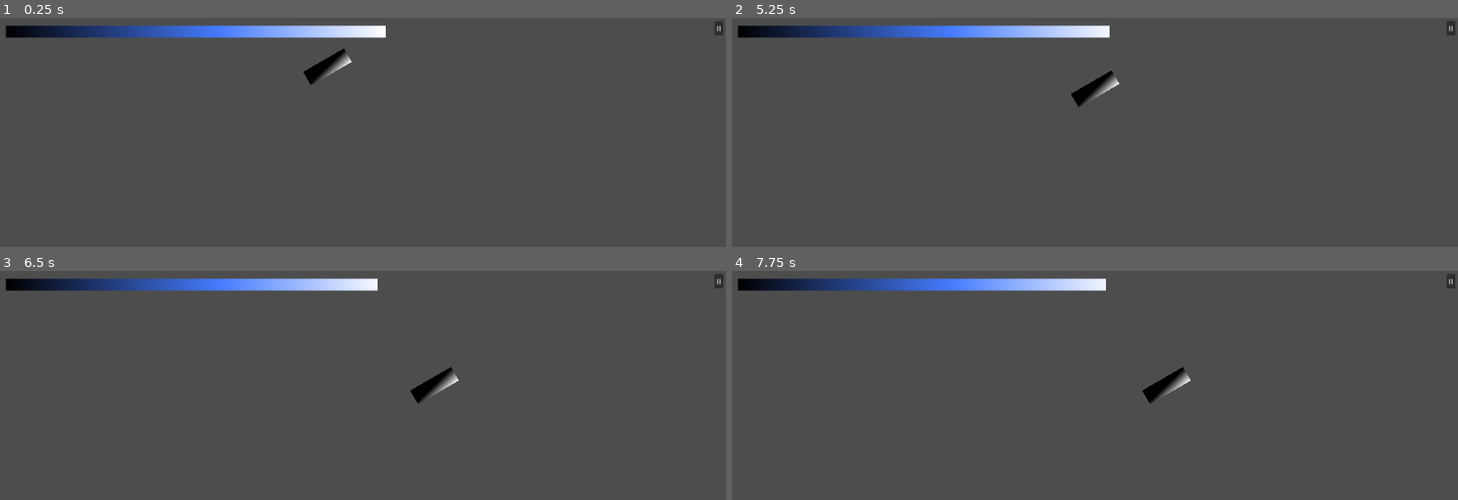
Above: before the commit, frames 1-4 (two rows, left to right).
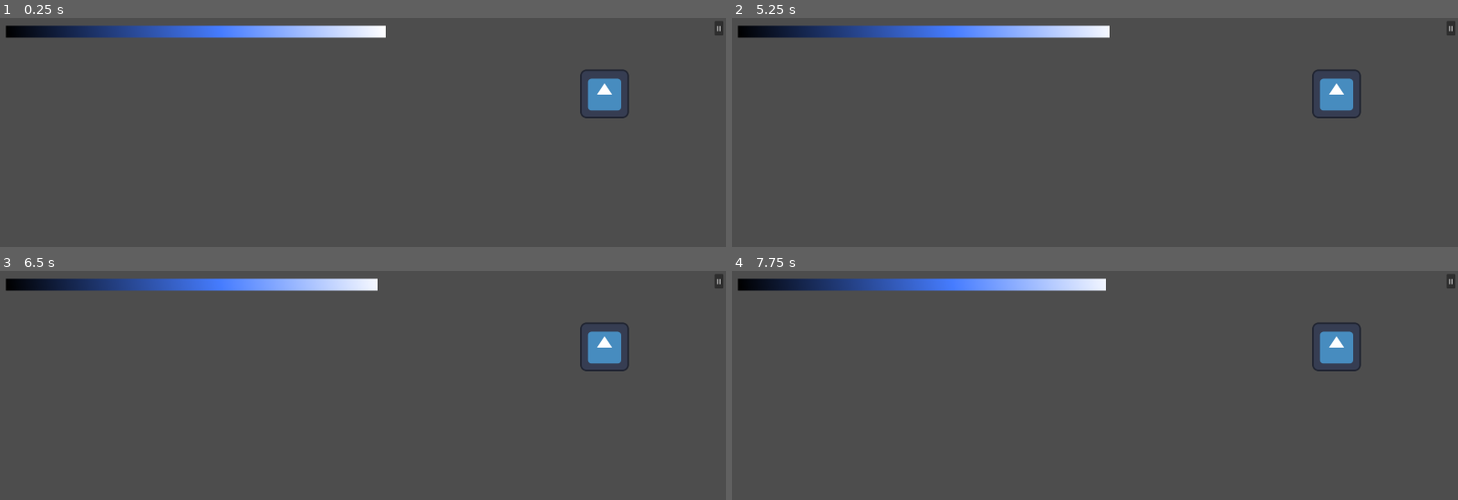
Above: after the commit, the same moments.

Repository: Inquisitor718/Casa-de-Penguin
Game: Godot game, scene res://Scenes/Kitchen.tscn
The game is run twice, just before and just after one commit, with the same random seed, the same clock (stepped at 60 frames per second) and the same inputs. This scene is started directly instead of the project's main scene. The engine's default icon, where the game draws it, is replaced by a stand-in: a white triangle on a blue panel in a dark square.
Inputs (mouse positions are in pixels of both pictures, inside the frame that each line leads up to):
- Up to frame 1 (0.25 s): no input
- Up to frame 2 (5.25 s): click "II" at 0.5 s; click "Resume" at 1.25 s; click "II" at 2 s; click "Resume" at 2.75 s; click "II" at 3.5 s; click "Resume" at 4.25 s; tap Enter at 5 s; drag from (1058, 66) to (1167, 132) at 5.02 s
- Up to frame 3 (6.5 s): tap Space at 5.75 s; drag from (217, 495) to (435, 385) at 5.77 s
- Up to frame 4 (7.75 s): tap Enter at 6.5 s; move the mouse to (1167, 385) at 6.52 s; click (1167, 385) at 6.67 s; tap Space at 7.25 s; drag from (outside the picture) to (877, 415) at 7.27 s

The runs differ from the first frame. In frame 1, 1.3% of the frame differs, in the area x 41-87%, y 13-44%; in frame 2, 1.3%; in frame 3, 1.3%; in frame 4, 1.3%.

Commit message:
chain and button added in kitcken

Diff:
--- a/casa-de-penguin/Scenes/Chain.tscn
+++ b/casa-de-penguin/Scenes/Chain.tscn
@@ -10,6 +10,8 @@
 [node name="Node2D" type="Node2D"]
 script = ExtResource("1_oeqib")
 spill_thershold = 10.0
+metadata/_edit_vertical_guides_ = [-831.0, -891.0]
+metadata/_edit_horizontal_guides_ = [501.0]
 
 [node name="Chain123" type="Area2D" parent="."]
 
@@ -19,3 +21,6 @@
 [node name="Sprite2D" type="Sprite2D" parent="Chain123"]
 z_index = -1
 texture = ExtResource("2_u2rjf")
+
+[connection signal="input_event" from="Chain123" to="." method="_on_chain_123_input_event"]
+[connection signal="mouse_exited" from="Chain123" to="." method="_on_chain_123_mouse_exited"]
--- a/casa-de-penguin/Scenes/Kitchen.tscn
+++ b/casa-de-penguin/Scenes/Kitchen.tscn
@@ -1,17 +1,15 @@
 [gd_scene load_steps=2 format=3 uid="uid://b47dnlbyly1av"]
 
-[ext_resource type="PackedScene" uid="uid://bs2ynfyt0nf3y" path="res://Scenes/fish.tscn" id="2_23qos"]
+[ext_resource type="PackedScene" uid="uid://dqkdmfcj41bim" path="res://Scenes/Chain.tscn" id="1_7u47w"]
 
 [node name="Node2D" type="Node2D"]
-metadata/_edit_horizontal_guides_ = [134.0]
-metadata/_edit_vertical_guides_ = [871.0]
-
-[node name="Node2D" parent="." instance=ExtResource("2_23qos")]
-position = Vector2(870, 129)
+metadata/_edit_horizontal_guides_ = [797.0]
+metadata/_edit_vertical_guides_ = [1601.0]
 
 [node name="Timer" type="Timer" parent="."]
 wait_time = 30.0
 one_shot = true
 autostart = true
 
-[connection signal="timeout" from="Timer" to="Node2D" method="_on_timer_timeout"]
+[node name="Chain" parent="." instance=ExtResource("1_7u47w")]
+position = Vector2(1600, 200)
--- /dev/null
+++ b/casa-de-penguin/Scenes/button.tscn
@@ -0,0 +1,22 @@
+[gd_scene load_steps=4 format=3 uid="uid://drb24jw755fx"]
+
+[ext_resource type="Script" uid="uid://c0tivi37x08t6" path="res://Scripts/cocoabutton.gd" id="1_0kpiu"]
+[ext_resource type="Texture2D" uid="uid://bxkdtofujphu3" path="res://icon.svg" id="1_1cmwl"]
+
+[sub_resource type="CircleShape2D" id="CircleShape2D_lkjnc"]
+radius = 94.33981
+
+[node name="Button" type="Node2D"]
+script = ExtResource("1_0kpiu")
+
+[node name="Area2D" type="Area2D" parent="."]
+
+[node name="CollisionShape2D" type="CollisionShape2D" parent="Area2D"]
+shape = SubResource("CircleShape2D_lkjnc")
+
+[node name="Sprite2D" type="Sprite2D" parent="Area2D"]
+z_index = -1
+scale = Vector2(1.765625, 1.640625)
+texture = ExtResource("1_1cmwl")
+
+[connection signal="input_event" from="Area2D" to="." method="_on_area_2d_input_event"]
--- a/casa-de-penguin/Scenes/kitchen.tscn
+++ b/casa-de-penguin/Scenes/kitchen.tscn
@@ -1,17 +1,15 @@
 [gd_scene load_steps=2 format=3 uid="uid://b47dnlbyly1av"]
 
-[ext_resource type="PackedScene" uid="uid://bs2ynfyt0nf3y" path="res://Scenes/fish.tscn" id="2_23qos"]
+[ext_resource type="PackedScene" uid="uid://dqkdmfcj41bim" path="res://Scenes/Chain.tscn" id="1_7u47w"]
 
 [node name="Node2D" type="Node2D"]
-metadata/_edit_horizontal_guides_ = [134.0]
-metadata/_edit_vertical_guides_ = [871.0]
-
-[node name="Node2D" parent="." instance=ExtResource("2_23qos")]
-position = Vector2(870, 129)
+metadata/_edit_horizontal_guides_ = [797.0]
+metadata/_edit_vertical_guides_ = [1601.0]
 
 [node name="Timer" type="Timer" parent="."]
 wait_time = 30.0
 one_shot = true
 autostart = true
 
-[connection signal="timeout" from="Timer" to="Node2D" method="_on_timer_timeout"]
+[node name="Chain" parent="." instance=ExtResource("1_7u47w")]
+position = Vector2(1600, 200)
--- /dev/null
+++ b/casa-de-penguin/Scripts/button.gd
@@ -0,0 +1,16 @@
+extends Node2D
+@onready var area_2d: Area2D = $Area2D
+@export var button = false
+
+func _ready() -> void:
+	area_2d.input_pickable = true
+
+
+func _on_area_2d_input_event(viewport: Node, event: InputEvent, shape_idx: int) -> void:
+	if event is InputEventMouseButton and event.button_index == MOUSE_BUTTON_LEFT:
+		if event.pressed:
+			button = !button
+			if button:
+				print("ON")
+			elif !button:
+				print("OFF")
--- a/casa-de-penguin/Scripts/chain.gd
+++ b/casa-de-penguin/Scripts/chain.gd
@@ -1,78 +1,41 @@
 extends Node2D
-@export var a : Vector2 = Vector2(870,0)
-@export var b : Vector2 = Vector2(870,500)
-@export var mainscene_transition: PackedScene
 
 
-var drag=false
-var lastposition = Vector2.ZERO
-var dragvel = Vector2.ZERO
-var velocity = 500
-var istimeout = 0
-var startposn = 0
-var spill =false
-var endposn = 0
-var starttime = 0
-var endtime = 0
-var timer = Timer.new()
+@export var mainscene_transition: PackedScene
+@export var spill_thershold := 70.0
+var velocity := 500.0
+
 @onready var chain_123: Area2D = $Chain123
 
-@export var spill_thershold := 50.0
+var drag := false
+var spill := false
 
 func _ready() -> void:
 	chain_123.input_pickable = true
 
 func _process(delta: float) -> void:
-	if drag:
-		var mouseposn = get_global_mouse_position()
-		var linedirn = (b-a).normalized()
-		var projected = a + linedirn*((mouseposn - a).dot(linedirn))
-		projected = clamp_point_to_segment(projected,a,b)
-		@warning_ignore("integer_division")
-		dragvel = (startposn - endposn) / (endtime - starttime)
-		position = projected
-		lastposition = projected
-	if chain_123.global_position.y < 130:
-		chain_123.global_position.y = 130
-		istimeout = 0
-	if istimeout == 1:
-		chain_123.global_position.y-= velocity*delta
 
-func _input(event: InputEvent) -> void:
+	if !drag:
+		chain_123.position.y = (max(0,chain_123.position.y-velocity * delta))
+
+
+func _on_chain_123_input_event(viewport: Node, event: InputEvent, shape_idx: int) -> void:
 	if event is InputEventMouseButton and event.button_index == MOUSE_BUTTON_LEFT:
 		if event.pressed:
-			istimeout = 0
-			drag  = true
-			start()
-			startposn = chain_123.global_position.y
-			lastposition = position
-
-
+			drag = true
+			spill = false
 		else:
 			drag = false
-			stop()
-			endposn = chain_123.global_position.y
-			#await get_tree().create_timer(0.5).timeout
-			istimeout = 1
+		return
+
 	if drag and event is InputEventMouseMotion:
-		if event.relative.y > spill_thershold:
+		var vel = event.relative.y
+		chain_123.position.y = min((max(0,chain_123.position.y+vel)),750)
+
+		if vel > spill_thershold and not spill:
 			spill = true
 			print("spill")
 
 
-func clamp_point_to_segment (p: Vector2, vara: Vector2, varb: Vector2):
-	var t = (p-vara).dot(varb-vara)/(varb-vara).length_squared()
-	t = clamp(t,0,1)
-	return vara + (varb-vara)*t
-
-func start():
-		starttime = Time.get_ticks_msec() / 10000.0
-
-func stop():
-	endtime = Time.get_ticks_msec()/10000.0
-
-
-
-
-func _on_timer_timeout() -> void:
-	get_tree().change_scene_to_packed(mainscene_transition)
+func _on_chain_123_mouse_exited() -> void:
+	drag = false
--- /dev/null
+++ b/casa-de-penguin/Scripts/cocoabutton.gd
@@ -0,0 +1,16 @@
+extends Node2D
+@onready var area_2d: Area2D = $Area2D
+@export var button = false
+
+func _ready() -> void:
+	area_2d.input_pickable = true
+
+
+func _on_area_2d_input_event(viewport: Node, event: InputEvent, shape_idx: int) -> void:
+	if event is InputEventMouseButton and event.button_index == MOUSE_BUTTON_LEFT:
+		if event.pressed:
+			button = !button
+			if button:
+				print("ON")
+			elif !button:
+				print("OFF")
Not shown, added: casa-de-penguin/Scripts/button.gd.uid
Not shown, added: casa-de-penguin/Scripts/cocoabutton.gd.uid
